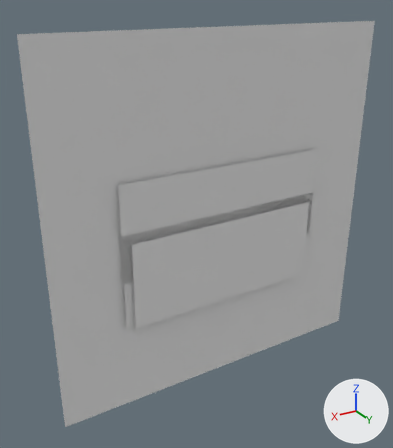
What one commit did to the Blender file source_images/source_model/slime_character.blend.
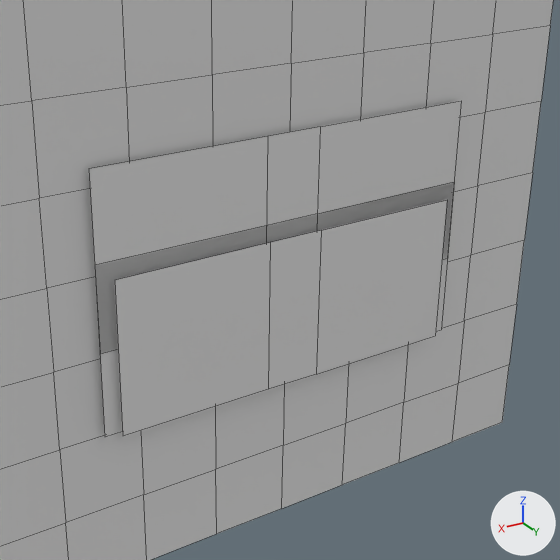
Old and new are each drawn whole from a 50 mm lens placed at (7.02, 10.37, 5.22), pointed at (0.65, -0.25, -0.09) and again close up on the part from 18% to 94% of the width and 21% to 88% of the height. Arrows for +X, +Y and +Z are at lower right; the lights stay in place. The close-ups show mesh edges as thin lines.

In view in the first close-up: 'slime_body'.
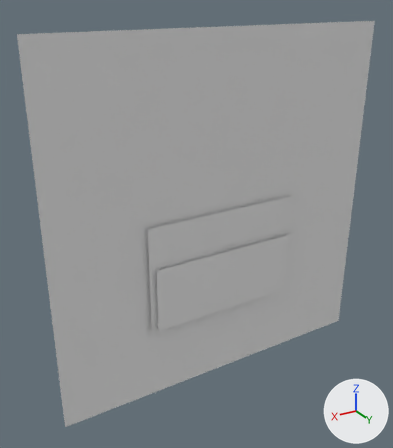
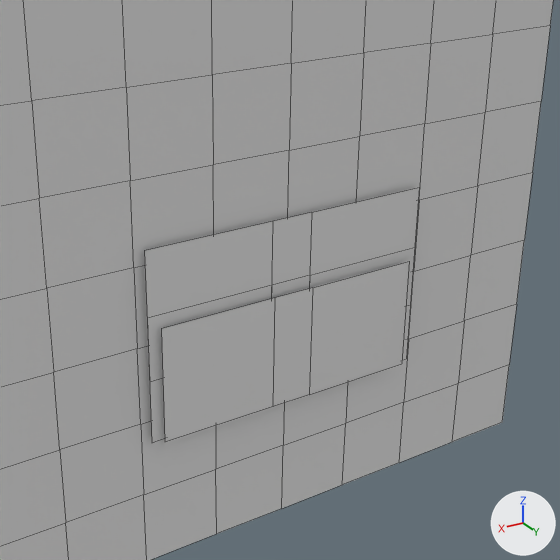
The newer file is also rescaled (x1.304), turned or shifted as a whole; pictures and numbers use the older file's frame.

The change, as a diff of the scene's bpy script:
```diff
--- a/source_images/source_model/slime_character.blend.py
+++ b/source_images/source_model/slime_character.blend.py
@@ me_plane_003 @@
 me_plane_003.from_pydata(...)  # 105 vertices, 73 faces; spans x -1.0..1.0, y -1.0..1.0, z -0.2..0.0
 # used by ob_slime_body; location = (0.0, 0.0, 0.0); rotation_euler = (1.571, 0.0, 0.0), in degrees (90, 0, 0); scale = (4.5, 4.5, 1.0)
+# me_plane_003 part 1: the loose piece of 8 vertices spanning x -0.62..0.62, y -0.49..0.04, z -0.1 is scaled about its middle by (0.767, 0.767, 1), then moved by (0.0, -0.13, 0.0)
+# me_plane_003 part 2: the loose piece of 8 vertices spanning x -0.62..0.62, y -0.22..0.31, z -0.1 is scaled about its middle by (0.767, 0.767, 0.5), then moved by (0.0, -0.2, 0.0)
+# me_plane_003 part 3: the loose piece of 8 vertices spanning x -0.58..0.58, y -0.49..0.0, z -0.2 is scaled about its middle by (0.767, 0.767, 0.75), then moved by (0.0, -0.13, 0.02)
 me_plane_003.materials.append(mat_mat_slime_body)
```

Changed parts and their boxes [x1, y1, x2, y2] in the close-ups (560 x 560 px; the box of a moved part takes in the faces that stretch with it):
part 1 of me_plane_003, moved or reshaped
    before: [95, 182, 454, 437]
    after: [147, 250, 415, 443]
part 2 of me_plane_003, moved or reshaped
    before: [89, 101, 461, 354]
    after: [145, 188, 419, 382]
part 3 of me_plane_003, moved or reshaped
    before: [115, 200, 447, 436]
    after: [161, 261, 409, 442]
